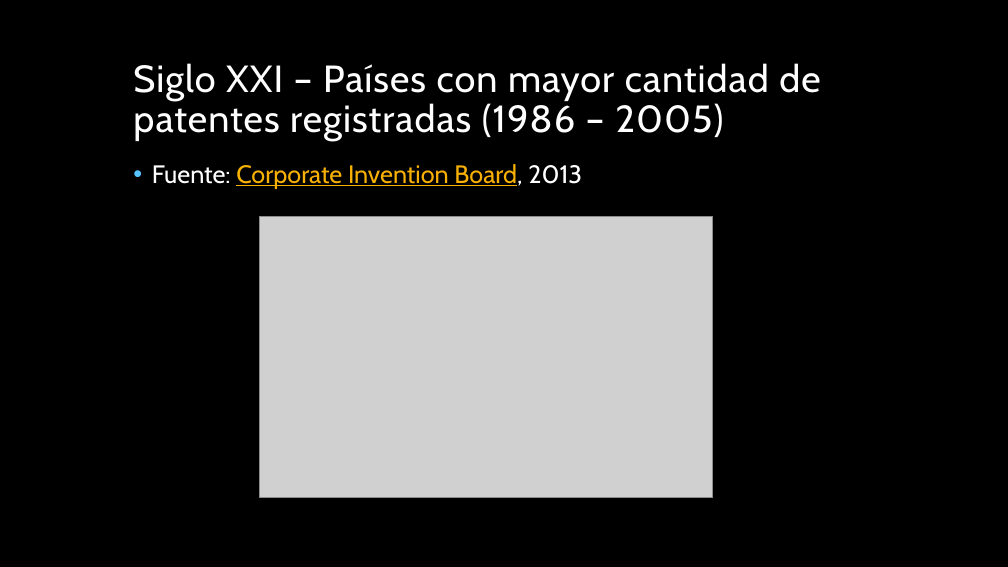
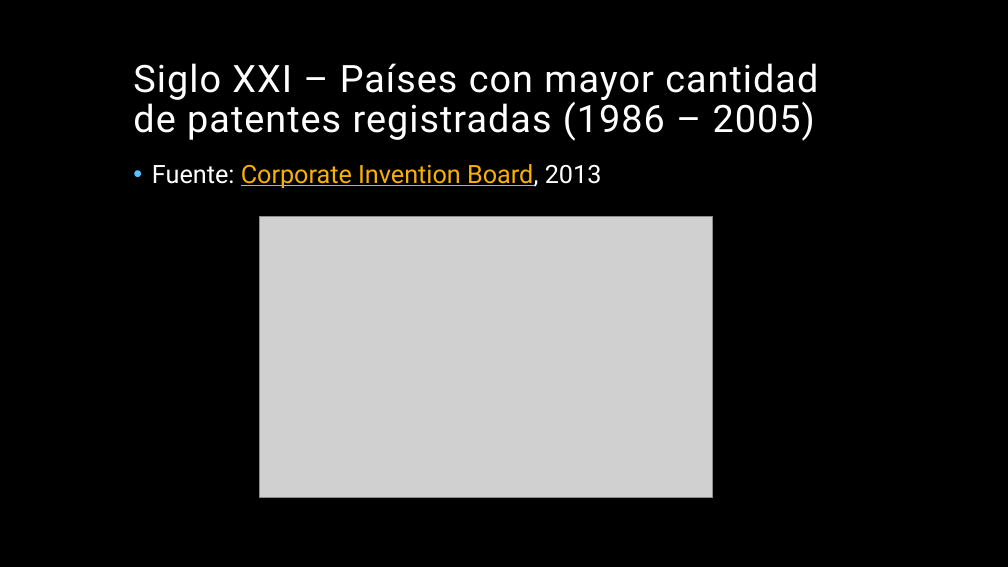
Before and after one commit to miparnisari/implantaciondesistemas, a slide deck: slide 9 of Presentacion/Fuga de Información en los Siglos XIX y.pptx (slide 7 before the commit). Drawn at 1008x567 pixels with LibreOffice and Linux fonts; fonts in the diff are those of the drawing; grey boxes stand for pictures; background and template pictures are left out. Boxes give left, top, right and bottom in pixels: in the first picture for what was removed or moved away, otherwise in the second. Text is boxed around its words. In the diff, an @@ line names an element or a change of style, - is before the commit and + after.

```diff
--- a/Presentacion/Fuga de Información en los Siglos XIX y.pptx
+++ b/Presentacion/Fuga de Información en los Siglos XIX y.pptx
@@ title "Siglo XXI – Países con ..." at [133,63,818,141]: font Cabin to Roboto @@
@@ text "Fuente: Corporate Invention Board, 2013" at [152,164,602,188]: font Cabin to Roboto @@
```
Also in this commit, not shown: 6 other slides changed, 2 slides added.
